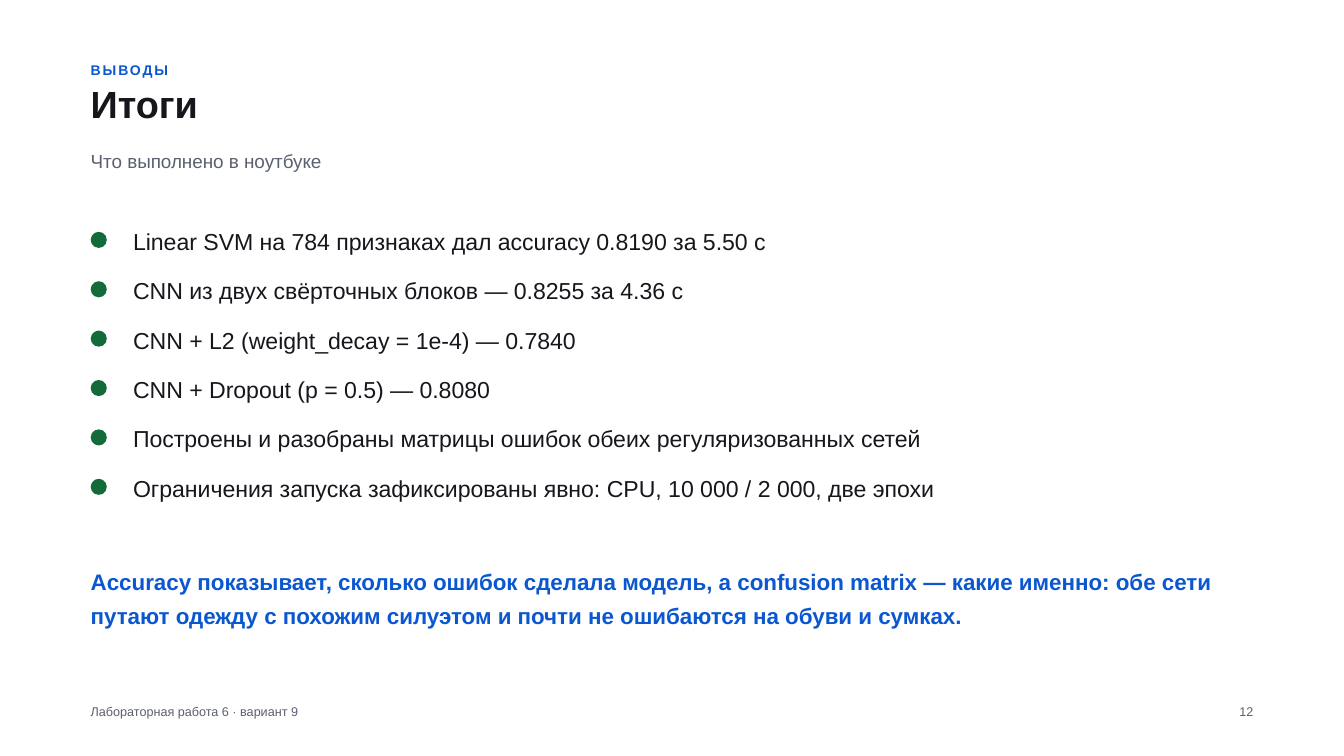
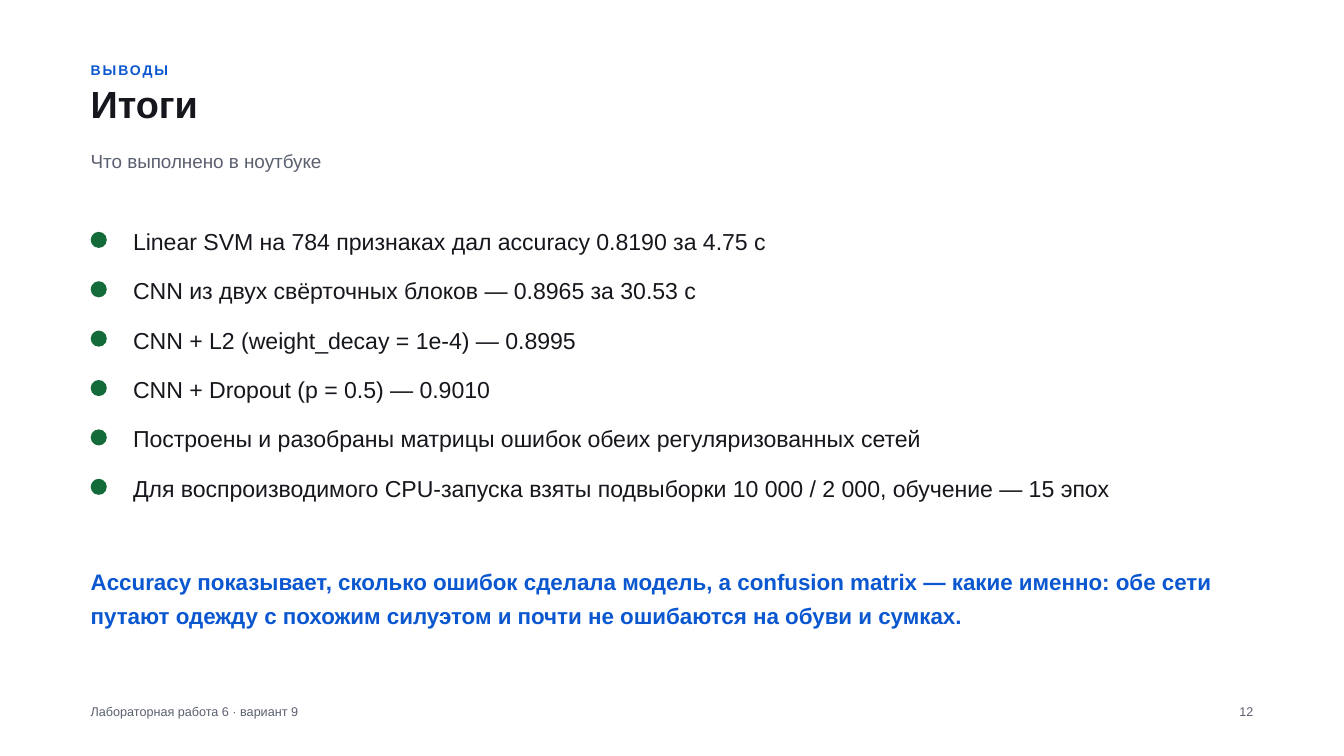
Before and after one commit to stepanshepilov/TSU_CV, a slide deck: slide 12 of lab6/Лабораторная_6_вариант_9.pptx. Drawn at 1344x756 pixels with LibreOffice and Linux fonts; fonts in the diff are those of the drawing. Boxes give left, top, right and bottom in pixels: in the first picture for what was removed or moved away, otherwise in the second. Text is boxed around its words. In the diff, an @@ line names an element or a change of style, - is before the commit and + after.

```diff
--- a/lab6/Лабораторная_6_вариант_9.pptx
+++ b/lab6/Лабораторная_6_вариант_9.pptx
@@ text at <box>133,233,766,255</box>: text changed @@
-Linear SVM на 784 признаках дал accuracy 0.8190 за 5.50 с
+Linear SVM на 784 признаках дал accuracy 0.8190 за 4.75 с
@@ text at <box>133,282,696,304</box>: text changed @@
-CNN из двух свёрточных блоков — 0.8255 за 4.36 с
+CNN из двух свёрточных блоков — 0.8965 за 30.53 с
@@ text at <box>133,332,575,354</box>: text changed @@
-CNN + L2 (weight_decay = 1e-4) — 0.7840
+CNN + L2 (weight_decay = 1e-4) — 0.8995
@@ text at <box>133,381,490,403</box>: text changed @@
-CNN + Dropout (p = 0.5) — 0.8080
+CNN + Dropout (p = 0.5) — 0.9010
@@ text at <box>133,480,1109,502</box>: text changed @@
-Ограничения запуска зафиксированы явно: CPU, 10 000 / 2 000, две эпохи
+Для воспроизводимого CPU-запуска взяты подвыборки 10 000 / 2 000, обучение — 15 эпох
```
Also in this commit, not shown: 4 other slides changed, 1 slide added, 1 slide removed, 7 other files.
